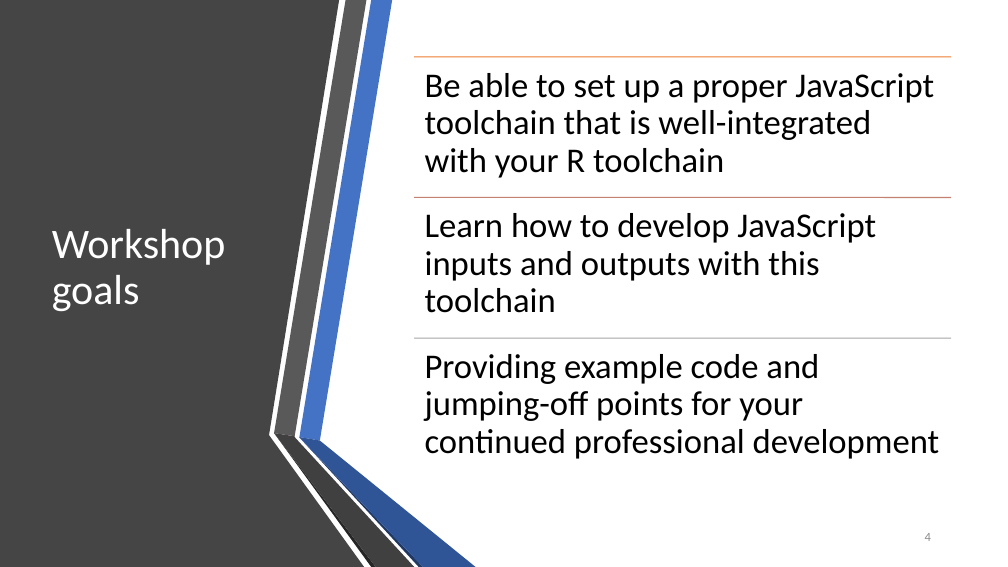
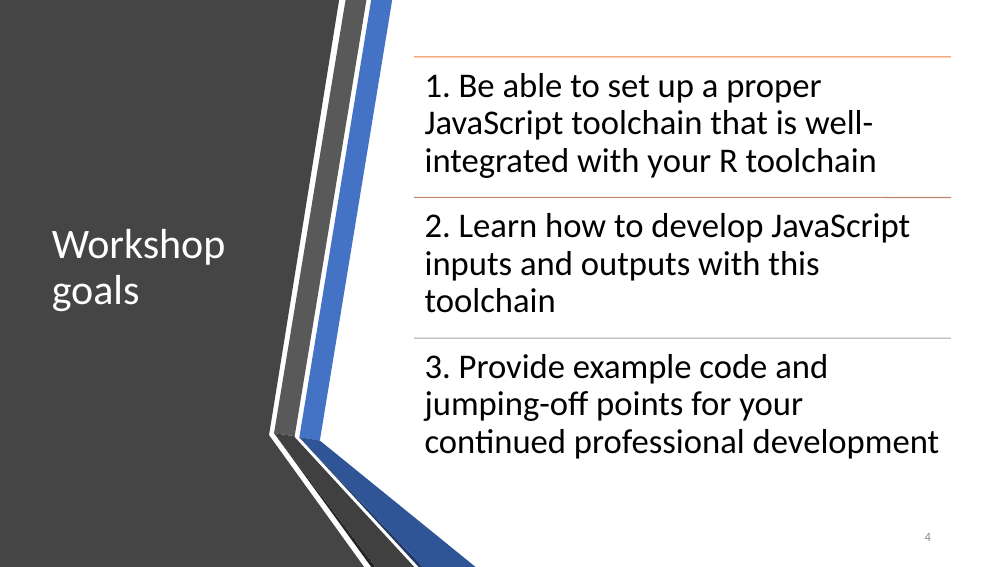
Before and after one commit to rdavidhall3/r-pharma-js-toolchain-2022, a slide deck: slide 4 of workshop/RPharma_2022_Hall_v2.pptx. Drawn at 1008x567 pixels with LibreOffice and Linux fonts; fonts in the diff are those of the drawing. Boxes give left, top, right and bottom in pixels: in the first picture for what was removed or moved away, otherwise in the second. Text is boxed around its words. In the diff, an @@ line names an element or a change of style, - is before the commit and + after.

Commit message:
Tweaked workshop material

```diff
--- a/workshop/RPharma_2022_Hall_v2.pptx
+++ b/workshop/RPharma_2022_Hall_v2.pptx
@@ text at bbox=[425, 73, 877, 178]: text changed @@
-Be able to set up a proper JavaScript toolchain that is well-integrated with your R toolchain
+1. Be able to set up a proper JavaScript toolchain that is well-integrated with your R toolchain
@@ text at bbox=[425, 213, 910, 313]: text changed @@
-Learn how to develop JavaScript inputs and outputs with this toolchain
+2. Learn how to develop JavaScript inputs and outputs with this toolchain
@@ text at bbox=[425, 354, 939, 459]: text changed @@
-Providing example code and jumping-off points for your continued professional development
+3. Provide example code and jumping-off points for your continued professional development
```
Also in this commit, not shown: 9 other slides changed, 1 slide added, 2 other files.
